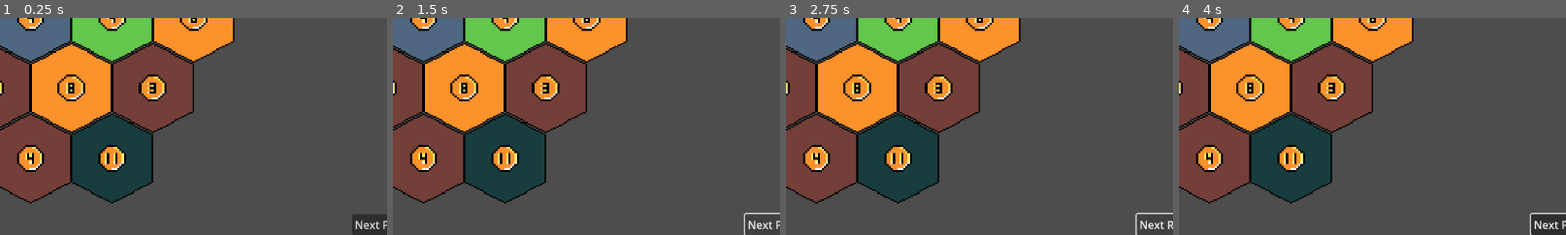
Above: before the commit, frames 1-4 (left to right).
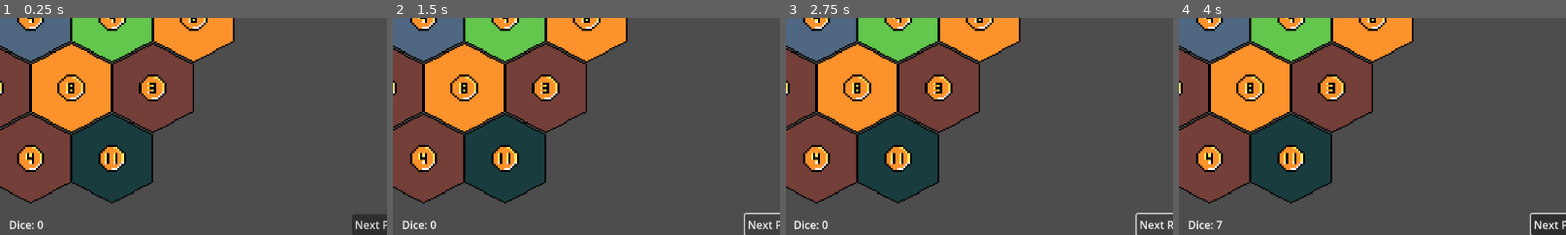
Above: after the commit, the same moments.

Repository: LeoBasov/settlers
Game: Godot game, scene res://src/game/game.tscn
Two runs of this game, one before a commit and one after it. Both use one fixed random seed, a clock stepped at 60 frames per second and the inputs below.
Inputs (mouse positions are % of the whole screen's width and height, from its top left):
- Up to frame 1 (0.25 s): no input
- Up to frame 2 (1.5 s): click "Next Player" at 0.5 s; click "Next Player" at 1.25 s
- Up to frame 3 (2.75 s): click "Next Player" at 2 s
- Up to frame 4 (4 s): click "Next Round" at 2.75 s; tap Enter at 3.5 s; move the mouse to (34, 45) at 3.52 s; click (34, 45) at 3.6 s
The pictures show only the part of the screen within x 46-96%, y 50-100%; the shares and areas given below are measured in that part.

The runs differ from the first frame. In frame 1, 0.2% of the frame differs, in the area x 2-12%, y 93-98%; in frame 2, 0.2%; in frame 3, 0.2%, in the area x 2-11%, y 93-98%; in frame 4, 0.2%.

Commit message:
Added dice roll

Diff:
--- a/Settlers/src/game/game.gd
+++ b/Settlers/src/game/game.gd
@@ -29,7 +29,9 @@
 	$Board.change_player(player_id)
 
 func _end_turn() -> void:
-	pass
+	randomize()
+	var dice: int = randi_range(1, 6) + randi_range(1, 6)
+	$UI.set_dice(dice)
 
 func _on_ui_next() -> void:
 	if player_id < (max_player - 1):
--- a/Settlers/src/ui/ui.gd
+++ b/Settlers/src/ui/ui.gd
@@ -6,6 +6,9 @@
 var may_player_nr: int = 0
 
 signal next
+
+func set_dice(value: int) -> void:
+	$Bottons/DiceValue.text = str(value)
 
 func _ready() -> void:
 	for i in range($Separator/PlayerBanner.get_child_count()):
@@ -19,6 +22,8 @@
 	reset()
 
 func reset() -> void:
+	set_dice(0)
+
 	for player in players:
 		for txt in player:
 			txt = str(0)
@@ -34,6 +39,6 @@
 	$Separator/TotalPlayer.text = str(may_player_nr)
 
 	if current_player + 1 == may_player_nr:
-		$Buttuns/Button.text = "Next Round"
+		$Bottons/Button.text = "Next Round"
 	else:
-		$Buttuns/Button.text = "Next Player"
+		$Bottons/Button.text = "Next Player"
--- a/Settlers/src/ui/ui.tscn
+++ b/Settlers/src/ui/ui.tscn
@@ -223,7 +223,7 @@
 layout_mode = 2
 text = "4"
 
-[node name="Buttuns" type="HBoxContainer" parent="."]
+[node name="Bottons" type="HBoxContainer" parent="."]
 anchors_preset = 3
 anchor_left = 1.0
 anchor_top = 1.0
@@ -235,9 +235,22 @@
 grow_vertical = 0
 size_flags_horizontal = 8
 
-[node name="Button" type="Button" parent="Buttuns"]
+[node name="DiceName" type="Label" parent="Bottons"]
+layout_mode = 2
+size_flags_horizontal = 0
+text = "Dice:"
+
+[node name="DiceValue" type="Label" parent="Bottons"]
+layout_mode = 2
+text = "0"
+
+[node name="MarginContainer" type="MarginContainer" parent="Bottons"]
+custom_minimum_size = Vector2(450, 0)
+layout_mode = 2
+
+[node name="Button" type="Button" parent="Bottons"]
 layout_mode = 2
 size_flags_horizontal = 8
 text = "Nex Player"
 
-[connection signal="pressed" from="Buttuns/Button" to="." method="_on_button_pressed"]
+[connection signal="pressed" from="Bottons/Button" to="." method="_on_button_pressed"]
